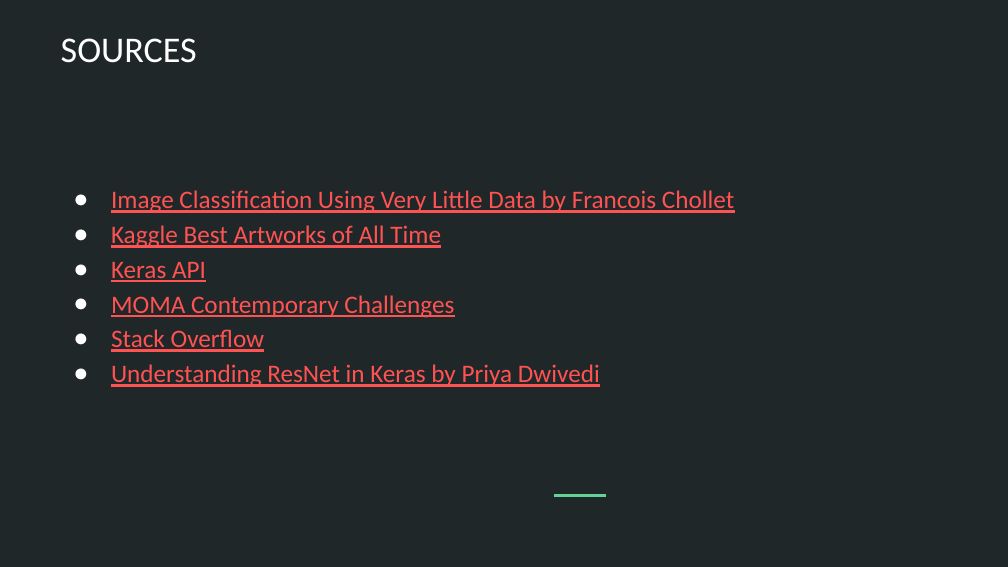
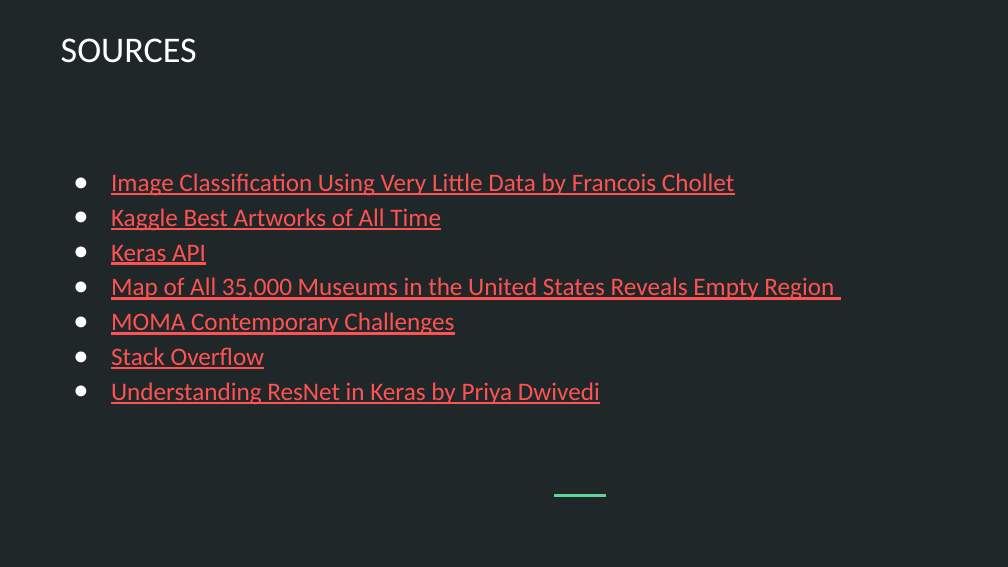
Before and after one commit to justinepicar/Art_Style_Classification, a slide deck: slide 25 of presentation/Art_Classification_ppt.pptx (slide 20 before the commit). Drawn at 1008x567 pixels with LibreOffice and Linux fonts; fonts in the diff are those of the drawing. Boxes give left, top, right and bottom in pixels: in the first picture for what was removed or moved away, otherwise in the second. Text is boxed around its words. In the diff, an @@ line names an element or a change of style, - is before the commit and + after.

```diff
--- a/presentation/Art_Classification_ppt.pptx
+++ b/presentation/Art_Classification_ppt.pptx
@@ text at (x1=111, y1=277, x2=834, y2=300): paragraph added @@
+● Map of All 35,000 Museums in the United States Reveals Empty Region
```
Also in this commit, not shown: 8 other slides changed, 5 slides added, 7 other files.
